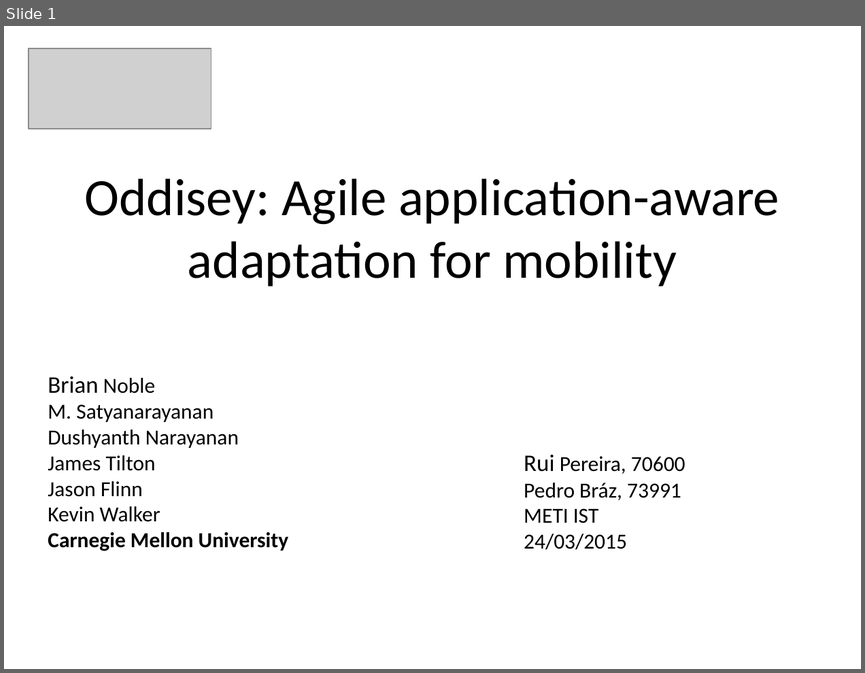
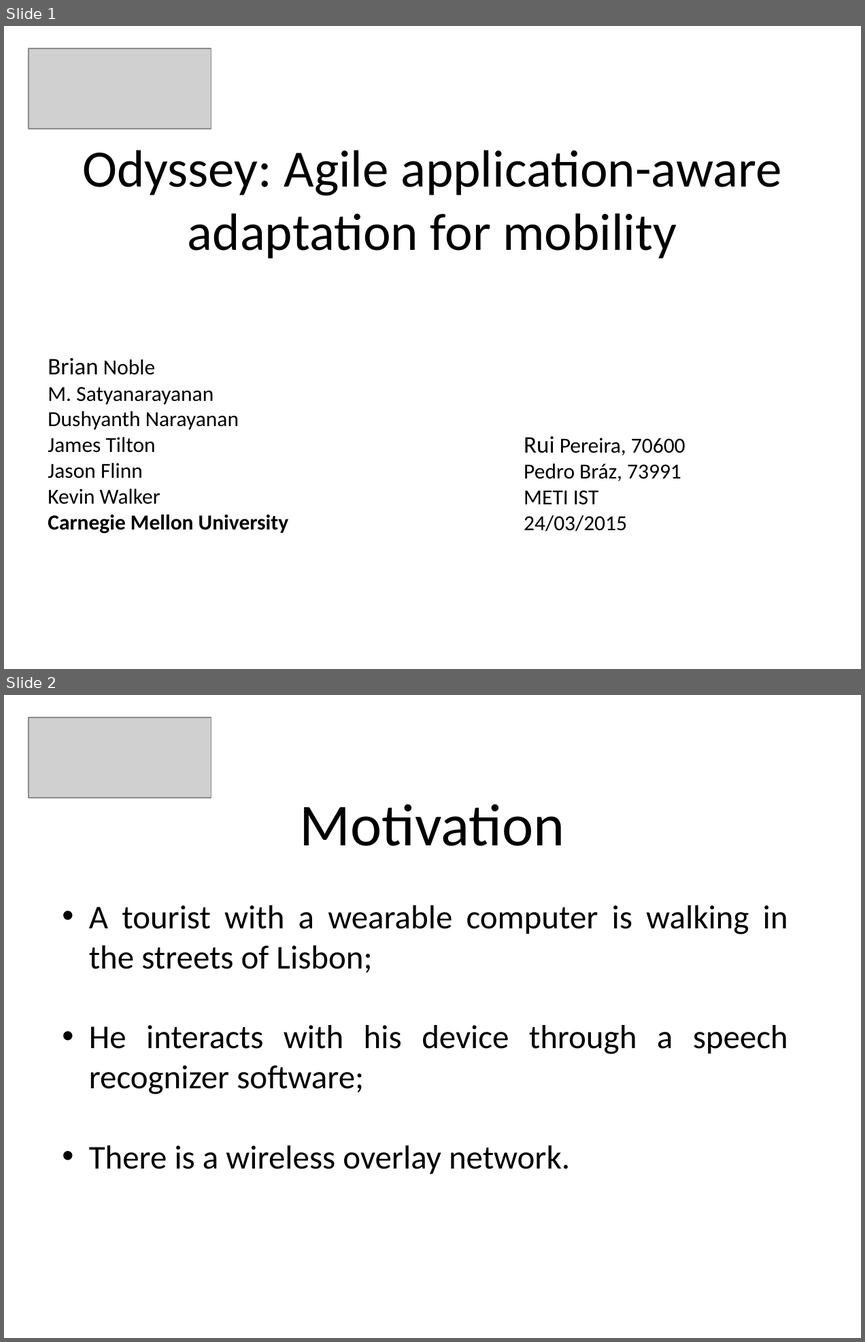
Before and after one commit to PeBraz/AirDesk, a slide deck: paper-presentation/cmov-presentation.pptx. Shown one above the other, each under a label of ours: slide 1 before the commit, slides 1 and 2 after it. The pictures are 865x673 and 865x1342 pixels, drawn with LibreOffice and Linux fonts; fonts in the diff are those of the drawing; grey boxes stand for pictures. Boxes give left, top, right and bottom in pixels: in the first picture for what was removed or moved away, otherwise in the second. Text is boxed around its words. In the diff, an @@ line names an element or a change of style, - is before the commit and + after.

```diff
--- a/paper-presentation/cmov-presentation.pptx
+++ b/paper-presentation/cmov-presentation.pptx
@@ slide 2 added at (x1=4, y1=695, x2=861, y2=1338), background #FFFFFF @@
@@ picture added at (x1=29, y1=717, x2=211, y2=798) @@
@@ title added at (x1=300, y1=804, x2=565, y2=846), 50 pt, text #000000 @@
+Motivation
@@ text added at (x1=89, y1=905, x2=788, y2=1174), 28 pt, text #000000 @@
+• A tourist with a wearable computer is walking in the streets of Lisbon;
+• He interacts with his device through a speech recognizer software;
+• There is a wireless overlay network.
@@ slide 1 changed as well @@
@@ title at (x1=82, y1=150, x2=781, y2=259): text changed @@
-Oddisey: Agile application-aware adaptation for mobility
+Odyssey: Agile application-aware adaptation for mobility
@@ text "Brian Noble" moved from (x1=48, y1=376, x2=288, y2=551) to (x1=48, y1=358, x2=288, y2=533) @@
@@ text "Rui Pereira, 70600" moved from (x1=524, y1=454, x2=685, y2=550) to (x1=524, y1=436, x2=685, y2=531) @@
```
Also in this commit, not shown: 1 other slide added.
